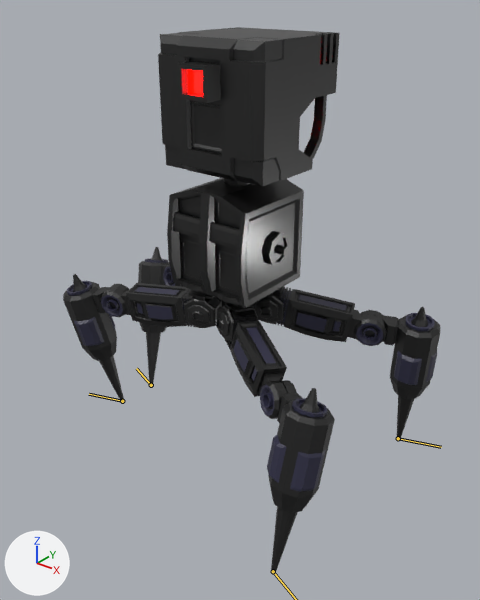
An edit to the Blender file Assets/_Models/Blend Files/Enemy/quadLegRobotNoArms.blend, drawn before and after from the same camera.
Rendered twice from a camera (50 mm lens) standing at (1.67, -2.13, 0.44) and looking at (0.09, -0.16, -0.78). The lights are fixed; the arrows at lower left show +X, +Y and +Z. Both versions are drawn at frame 20 of the action 'Walk Forward'; the numbers are the values there. The bones that change are drawn over the model as lines.

The first picture shows 'Body Connector', 'Head', 'Leg1.001', 'Leg1.002', 'Leg1.003', 'Leg1.004', 'Leg2.001', 'Leg2.002', 'Leg2.003', 'Leg2.004', 'Right Back Leg Connector.001', 'Right Back Leg Connector.003', 'Right Back Leg Connector.004'.
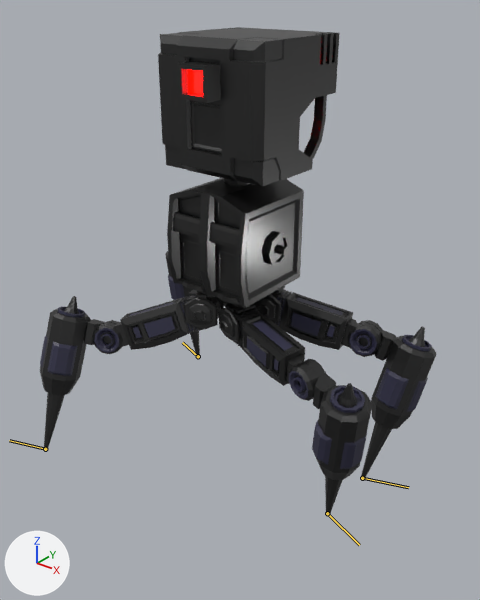
What the commit changed:
Bone 'Calf Joint BR IK' (bone_calf_joint_br_ik) moves from (-0.245, -0.089, -0.002) to (0.117, 0.043, 0.001).
Bone 'Calf Joint FR IK' (bone_calf_joint_fr_ik) moves from (0.131, -0.048, 0.01) to (-0.327, 0.119, -0.002).
Bone 'Calf Joint BL IK' (bone_calf_joint_bl_ik) moves from (-0.134, 0.049, 0.01) to (0.191, -0.07, -0.001).
Bone 'Calf Joint FL IK' (bone_calf_joint_fl_ik) moves from (0.245, 0.089, -0.002) to (-0.117, -0.043, 0.001).

Changed parts and their boxes (x1, y1, x2, y2) in the pictures (480 x 600 px):
'Leg2.003', posed (19% shorter)
    before: (267, 380, 335, 573)
    after: (302, 359, 373, 515)
'Leg2.001', posed (22% wider, 20% taller)
    before: (63, 274, 130, 402)
    after: (40, 296, 122, 450)
'Leg2.004', posed (20% taller)
    before: (360, 307, 440, 439)
    after: (358, 320, 436, 479)
'Leg1.003', posed (36% wider, 15% shorter)
    before: (224, 310, 287, 419)
    after: (232, 308, 318, 401)
'Leg1.001', posed (28% taller)
    before: (100, 283, 221, 328)
    after: (93, 296, 221, 354)
'Leg1.004', posed (9% narrower, 15% taller)
    before: (266, 287, 387, 346)
    after: (271, 289, 381, 357)
'Leg2.002', posed
    before: (138, 247, 169, 385)
    after: (165, 251, 200, 357)
'Right Back Leg Connector.001', posed
    before: (184, 290, 225, 328)
    after: (184, 290, 224, 329)
'Right Back Leg Connector.003', posed
    before: (216, 301, 258, 341)
    after: (218, 301, 259, 341)
'Right Back Leg Connector.004', posed
    before: (252, 286, 286, 323)
    after: (253, 286, 285, 322)
'Leg1.002', posed (not visible afterwards)
    before: (163, 264, 185, 287)
bone 'Calf Joint BR IK', root to tip
    before: (151, 385) to (136, 368)
    after: (198, 356) to (182, 342)
bone 'Calf Joint FR IK', root to tip
    before: (122, 401) to (89, 394)
    after: (45, 449) to (9, 440)
bone 'Calf Joint BL IK', root to tip
    before: (398, 438) to (441, 447)
    after: (362, 478) to (408, 487)
